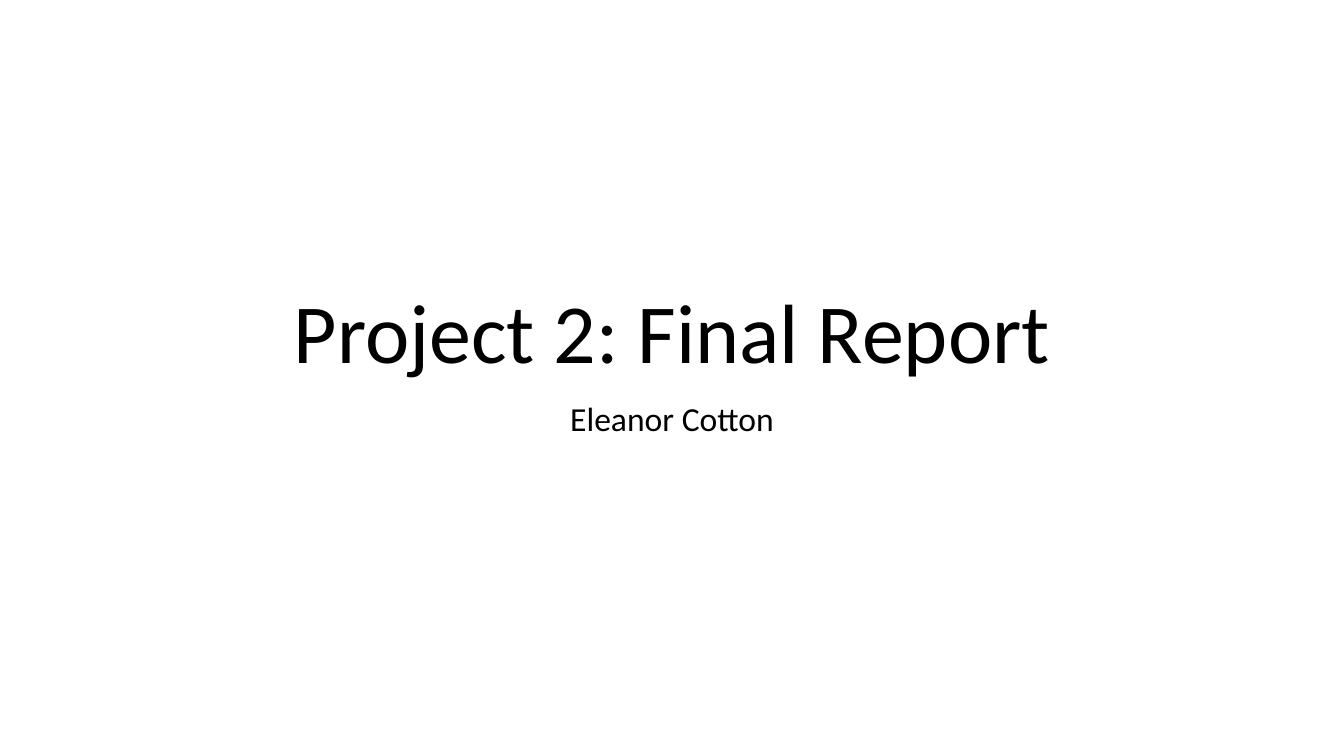
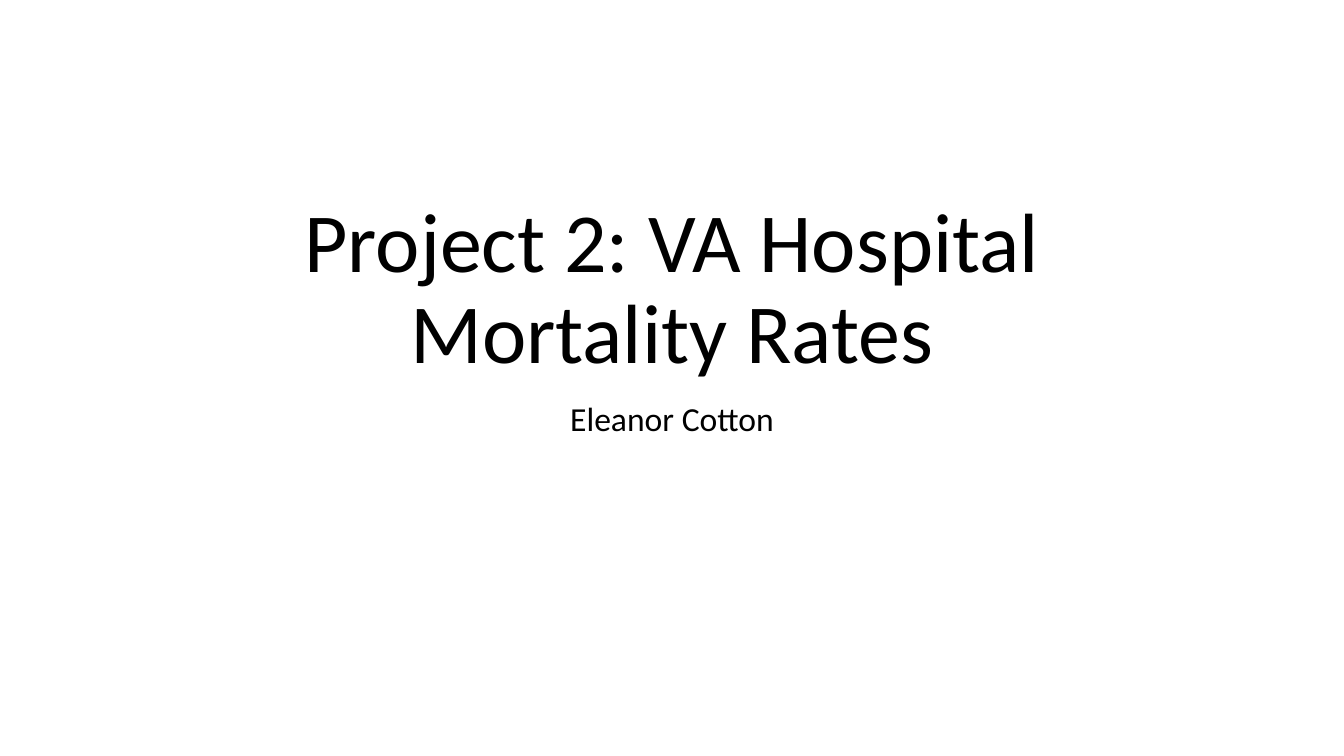
Before and after one commit to elcotton/bios6623-elcotton, a slide deck: slide 1 of Project2/Reports/BIOS6623_Project2_FinalPresentation.pptx. Drawn at 1344x756 pixels with LibreOffice and Linux fonts; fonts in the diff are those of the drawing. Boxes give left, top, right and bottom in pixels: in the first picture for what was removed or moved away, otherwise in the second. Text is boxed around its words. In the diff, an @@ line names an element or a change of style, - is before the commit and + after.

Commit message:
Additions to final report and presentation

```diff
--- a/Project2/Reports/BIOS6623_Project2_FinalPresentation.pptx
+++ b/Project2/Reports/BIOS6623_Project2_FinalPresentation.pptx
@@ title at box(304, 213, 1039, 377): text changed @@
-Project 2: Final Report
+Project 2: VA Hospital Mortality Rates
```
Also in this commit, not shown: 2 other slides changed, 5 slides added, 4 slides removed, 4 other files.
